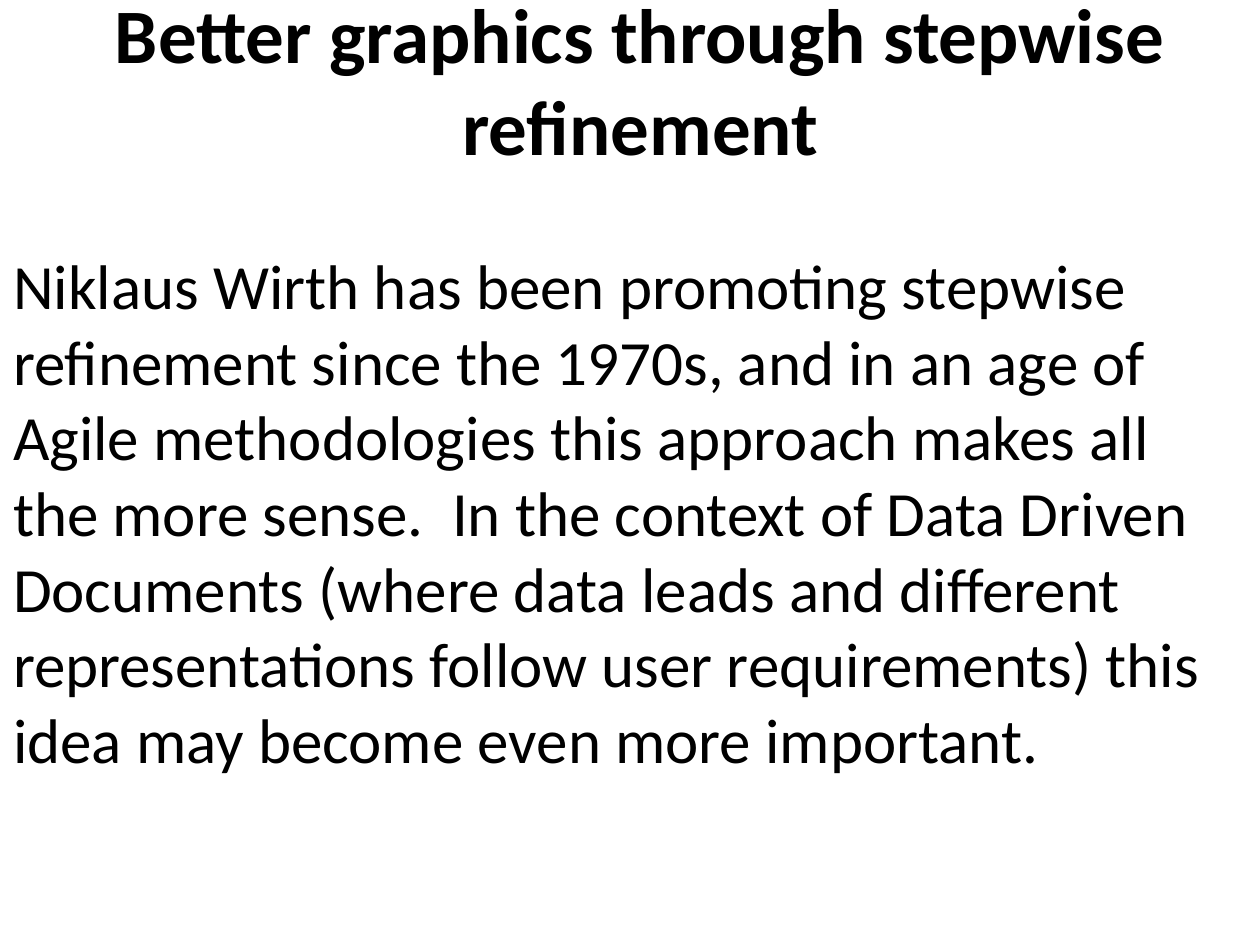
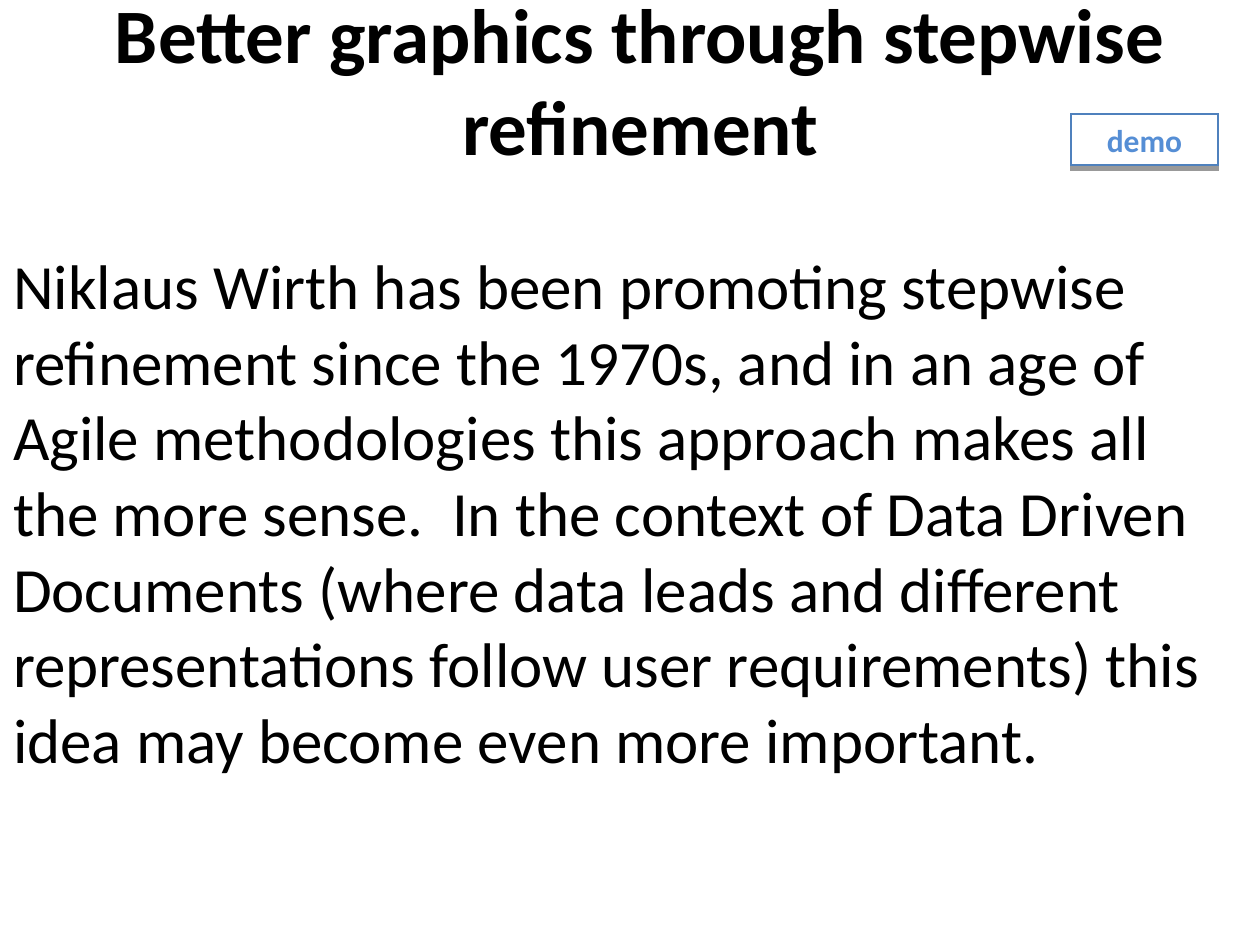
Before and after one commit to benralexander/lv, a slide deck: slide 54 of myD3_latest_c.ppt (slide 53 before the commit). Drawn at 1260x945 pixels with LibreOffice and Linux fonts; fonts in the diff are those of the drawing. Boxes give left, top, right and bottom in pixels: in the first picture for what was removed or moved away, otherwise in the second. Text is boxed around its words. In the diff, an @@ line names an element or a change of style, - is before the commit and + after.

```diff
--- a/myD3_latest_c.ppt
+++ b/myD3_latest_c.ppt
@@ rectangle added at (1071,115,1218,165), fill #FFFFFF, outline #4F81BD 0.99 pt, 18 pt, text #558ED5, bold @@
+demo
```
Also in this commit, not shown: 17 other slides changed, 2 slides added, 1 slide removed, 3 other files.
